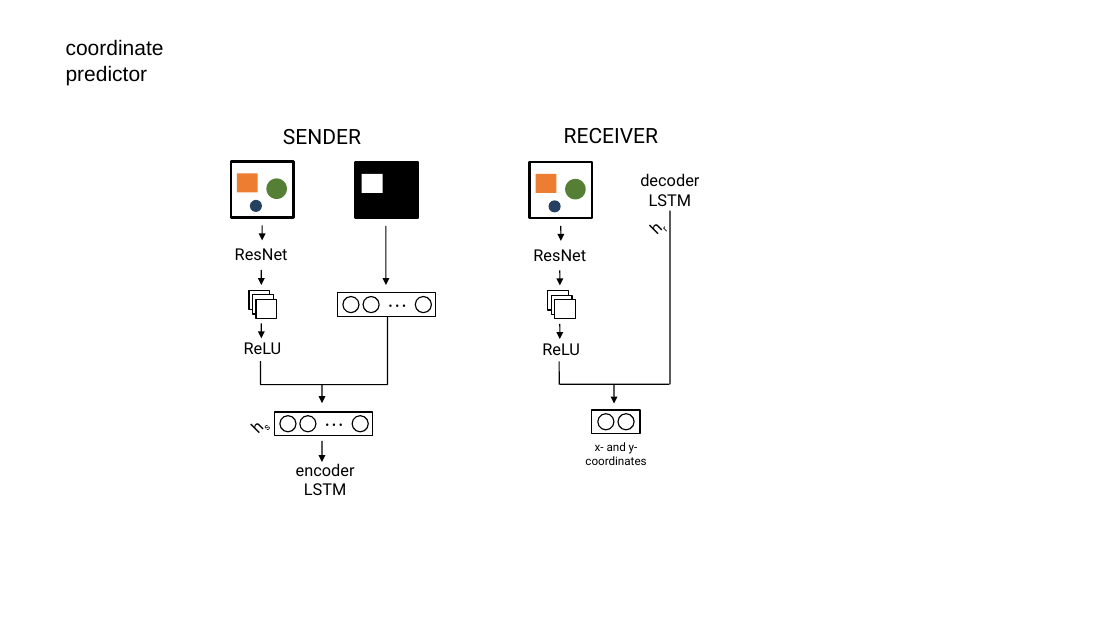
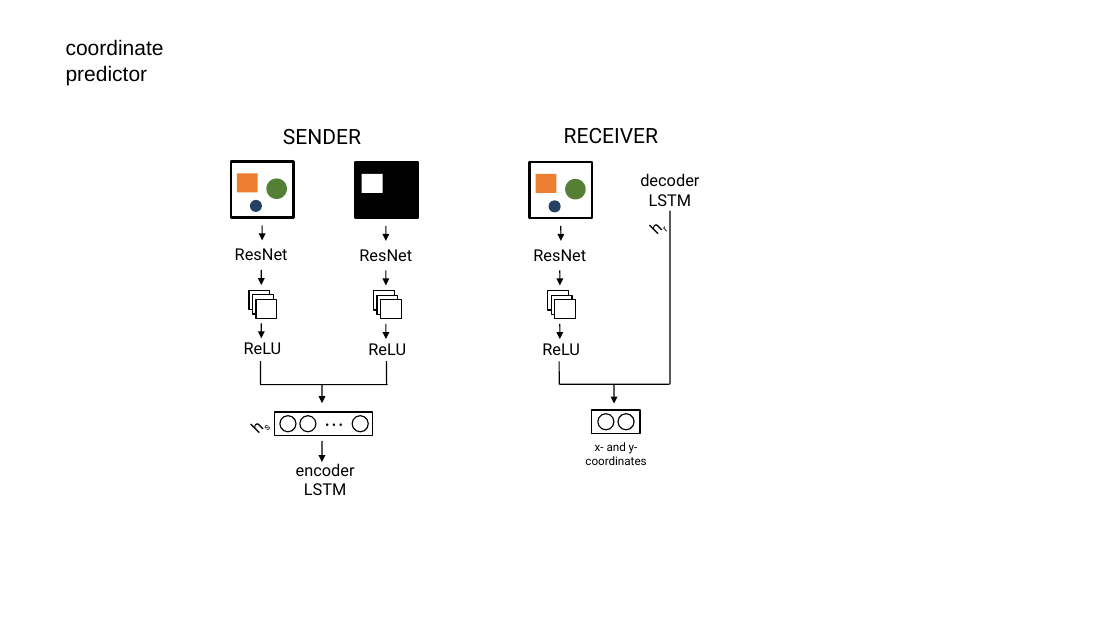
Before and after one commit to mappelgren/to-your-left, a slide deck: slide 4 of thesis/figures/schema.odp. Drawn at 1120x630 pixels with LibreOffice and Linux fonts; fonts in the diff are those of the drawing. Boxes give left, top, right and bottom in pixels: in the first picture for what was removed or moved away, otherwise in the second. Text is boxed around its words. In the diff, an @@ line names an element or a change of style, - is before the commit and + after.

```diff
--- a/thesis/figures/schema.odp
+++ b/thesis/figures/schema.odp
@@ arrow moved from (385, 226) - (385, 285) to (385, 226) - (385, 241) @@
@@ text added at (x1=359, y1=249, x2=412, y2=261), 14 pt, text #000000 @@
+ResNet
@@ ellipse removed at (x1=343, y1=296, x2=359, y2=312) @@
@@ text removed at (x1=363, y1=295, x2=431, y2=313) @@
-• • •
@@ ellipse removed at (x1=363, y1=296, x2=379, y2=312) @@
@@ rectangle added at (x1=374, y1=290, x2=395, y2=310), fill #FFFFFF, outline #000000 0.99 pt @@
@@ rectangle resized from (x1=338, y1=293, x2=435, y2=317) to (x1=377, y1=296, x2=398, y2=315) @@
@@ rectangle at (x1=377, y1=296, x2=398, y2=315): fill none to #FFFFFF @@
@@ ellipse removed at (x1=415, y1=296, x2=431, y2=312) @@
@@ rectangle added at (x1=380, y1=300, x2=401, y2=319), fill #FFFFFF, outline #000000 0.99 pt @@
@@ arrow added from (385, 323) to (385, 339), #000000 0.99 pt @@
@@ text added at (x1=368, y1=343, x2=406, y2=355), 14 pt, text #000000 @@
+ReLU
@@ line moved from (387, 317) - (387, 385) to (386, 361) - (386, 384) @@
```
Also in this commit, not shown: 1 other slide changed, 3 slides added, 10 other files.
